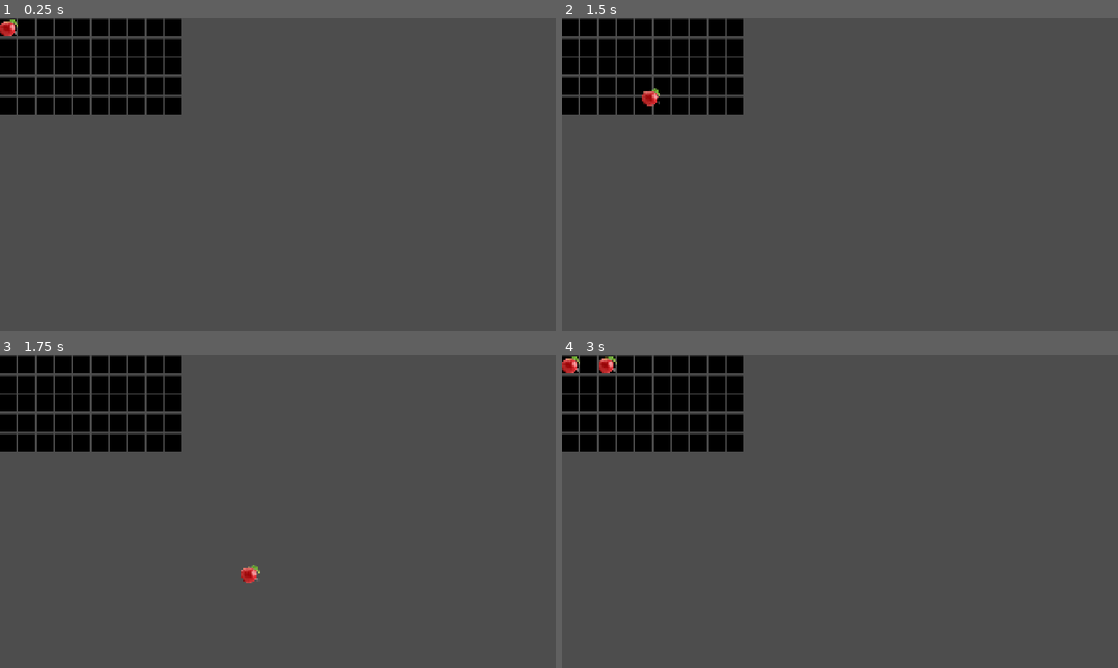
Above: before the commit, frames 1-4 (two rows, left to right).
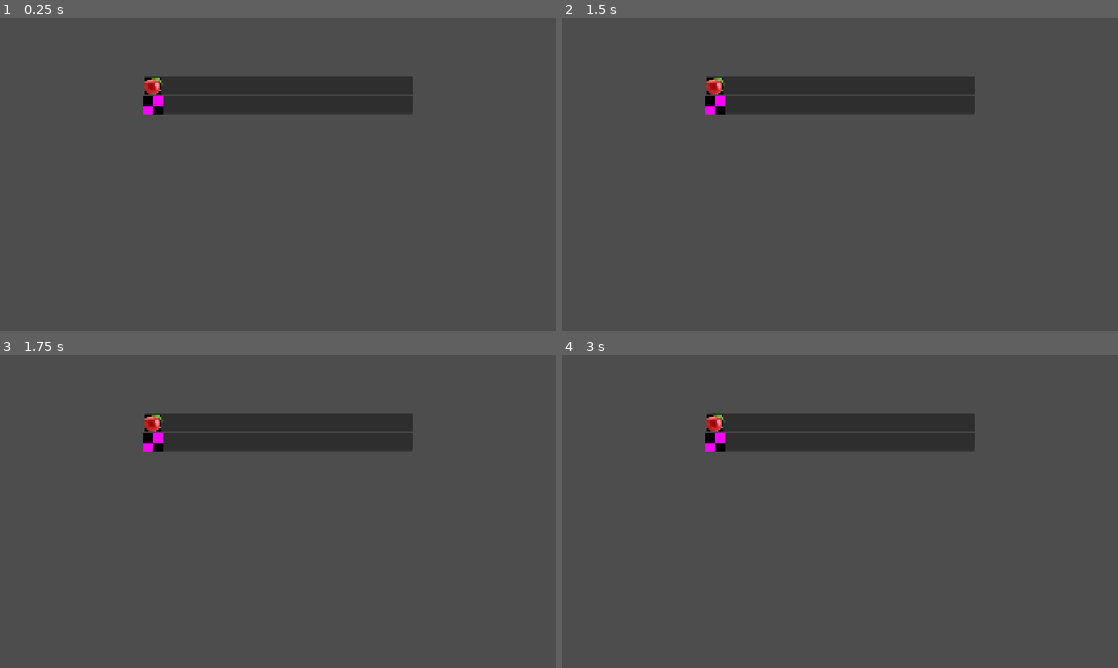
Above: after the commit, the same moments.

Repository: unimelb-game-makers/Team-Quibble-Production
Game: Godot game, scene res://scenes/pantry.tscn
Two runs of this game, one before a commit and one after it. Both use one fixed random seed, a clock stepped at 60 frames per second and the inputs below. Before the commit the project starts from res://scenes/foraging_scene.tscn.
Inputs (mouse positions are in pixels of both pictures, inside the frame that each line leads up to):
- Up to frame 1 (0.25 s): no input
- Up to frame 2 (1.5 s): tap Enter at 0.5 s; drag from (840, 174) to (895, 105) at 0.52 s; tap Space at 1.25 s; drag from (573, 27) to (812, 237) at 1.27 s
- Up to frame 3 (1.75 s): no input
- Up to frame 4 (3 s): tap Enter at 2 s; move the mouse to (589, 364) at 2.02 s; hold D (move_right) 2.03-2.75 s; hold Right mouse button (RMB) 2.03-2.75 s; click (589, 364) at 2.17 s; tap K (K) at 2.3 s; tap Space at 2.75 s; drag from (606, 364) to (673, 464) at 2.77 s

The runs differ from the first frame. In frame 1, 14% of the frame differs, in the area x 0-75%, y 0-31%; in frame 2, 14%; in frame 3, 14%, in the area x 0-75%, y 0-73%; in frame 4, 14%.

Commit message:
Made changes suggested in PR

Diff:
--- a/cozy-potion-game/assets/prefabs/Inventory/inventory_component.tscn
+++ b/cozy-potion-game/assets/prefabs/Inventory/inventory_component.tscn
@@ -2,8 +2,10 @@
 
 [ext_resource type="Script" uid="uid://b7luov8dx6thj" path="res://scripts/inventory/inventory_component.gd" id="1_cgqxk"]
 
-[node name="InvComponent" type="Node2D" unique_id=1705191911]
+[node name="InvComponent" type="Node2D" unique_id=1705191911 node_paths=PackedStringArray("HandSprite", "QuantityLabel")]
 script = ExtResource("1_cgqxk")
+HandSprite = NodePath("HandSprite")
+QuantityLabel = NodePath("QuantityLabel")
 
 [node name="HandSprite" type="Sprite2D" parent="." unique_id=399070844]
 
--- a/cozy-potion-game/project.godot
+++ b/cozy-potion-game/project.godot
@@ -11,7 +11,7 @@
 [application]
 
 config/name="Cozy Potion Game"
-run/main_scene="uid://02woi54obgji"
+run/main_scene="uid://ccvp68inp2bhf"
 config/features=PackedStringArray("4.7", "Forward Plus")
 config/icon="res://icon.svg"
 
@@ -85,6 +85,16 @@
 "events": [Object(InputEventKey,"resource_local_to_scene":false,"resource_name":"","device":-1,"window_id":0,"alt_press …(192 unchanged characters)…
 ]
 }
+grab_inventory_item={
+"deadzone": 0.2,
+"events": [Object(InputEventMouseButton,"resource_local_to_scene":false,"resource_name":"","device":-1,"window_id":0,"alt_pressed":false,"shift_pressed":false,"ctrl_pressed":false,"meta_pressed":false,"button_mask":1,"position":Vector2(106, 13),"global_position":Vector2(118, 73),"factor":1.0,"button_index":1,"canceled":false,"pressed":true,"double_click":false,"script":null)
+]
+}
+place_inventory_item={
+"deadzone": 0.2,
+"events": [Object(InputEventMouseButton,"resource_local_to_scene":false,"resource_name":"","device":-1,"window_id":0,"alt_pressed":false,"shift_pressed":false,"ctrl_pressed":false,"meta_pressed":false,"button_mask":2,"position":Vector2(228, 16),"global_position":Vector2(240, 76),"factor":1.0,"button_index":2,"canceled":false,"pressed":true,"double_click":false,"script":null)
+]
+}
 
 [layer_names]
 
--- a/cozy-potion-game/scripts/Inventory/item_slot.gd
+++ b/cozy-potion-game/scripts/Inventory/item_slot.gd
@@ -1,7 +1,5 @@
 class_name ItemSlot
 extends Node
-
-static var item_slot_scene := preload("uid://b04fxmn4gaapy")
 
 var stack : Stack :
 	set(value):
@@ -16,6 +14,9 @@
 @onready var item_sprite: Sprite2D = $ItemSprite
 @onready var quantity_label: Label = $QuantityLabel
 
+static func get_item_scene() -> PackedScene:
+	return preload("uid://b04fxmn4gaapy")
+
 func _ready() -> void:
 	stack = Stack.new(0)
 
--- a/cozy-potion-game/scripts/Inventory/stack.gd
+++ b/cozy-potion-game/scripts/Inventory/stack.gd
@@ -21,12 +21,12 @@
 		updated_values.emit()
 
 # Items can have more than max_quanity if on ground
-const max_grid_quantity: int = 10
+const MAX_QUANTITY: int = 10
 var isEmpty = false
 
 var sprite: Texture
 
-func _init(start_quantity: int, start_name: String = "") -> void:
+func _init(start_quantity: int = 0, start_name: String = "") -> void:
 	quantity = start_quantity
 	item_name = start_name
 
@@ -53,6 +53,6 @@
 
 # Returns quantity of stack and "" if stack is empty
 func get_quantity_label() -> String:
-	if isEmpty:
+	if isEmpty or quantity == 1:
 		return ""
 	return str(quantity)
--- a/cozy-potion-game/scripts/inventory/entry.gd
+++ b/cozy-potion-game/scripts/inventory/entry.gd
@@ -1,27 +1,5 @@
 class_name Entry
-extends Node
+extends ItemSlot
 
-# Currently a copy of ItemSlot, should be updated in future for UI
-
-static var entry_slot_scene := preload("uid://78h1y85wird5")
-
-var stack : Stack :
-	set(value):
-		if stack != value:
-			if value != null:
-				value.updated_values.connect(update_stack)
-			if stack != null:
-				stack.updated_values.disconnect(update_stack)
-		stack = value
-		update_stack()
-
-@onready var item_sprite: Sprite2D = $ItemSprite
-@onready var quantity_label: Label = $QuantityLabel
-
-func _ready() -> void:
-	stack = Stack.new(0)
-
-# Updates stack visuals to current stack
-func update_stack() -> void:
-	item_sprite.texture = stack.get_sprite()
-	quantity_label.text = stack.get_quantity_label()
+static func get_item_scene() -> PackedScene:
+	return preload("uid://78h1y85wird5")
--- a/cozy-potion-game/scripts/inventory/foraging.gd
+++ b/cozy-potion-game/scripts/inventory/foraging.gd
@@ -20,4 +20,4 @@
 	var start_stacks := inv_component.create_empty_stacks(max_slots)
 	inv_component.spawn_slots(inv_grid, start_stacks)
 
-	inv_component.blind_add_stack(Stack.new(1, "Apple"))
+	inv_component.blind_add_stack(Stack.new(2, "Apple"))
--- a/cozy-potion-game/scripts/inventory/inventory_component.gd
+++ b/cozy-potion-game/scripts/inventory/inventory_component.gd
@@ -1,5 +1,8 @@
 class_name InventoryComponent
 extends Node2D
+
+@export var HandSprite : Sprite2D
+@export var QuantityLabel : Label
 
 var item_slots: Array[ItemSlot]
 var max_slots : int
@@ -13,8 +16,8 @@
 		global_position = get_global_mouse_position()
 
 	# Test Code can be removed
-	if Input.is_action_just_pressed("K"):
-		blind_add_stack(Stack.new(9).clone_type(stack_dragging))
+	#if Input.is_action_just_pressed("K"):
+		#blind_add_stack(Stack.new(9).clone_type(stack_dragging))
 
 
 # Creates list of empty stacks
@@ -31,7 +34,7 @@
 	item_slots = []
 	item_slots.resize(item_list.size())
 	for i in range(item_list.size()):
-		var new_instance := ItemSlot.item_slot_scene.instantiate()
+		var new_instance := ItemSlot.get_item_scene().instantiate()
 		storage.add_child(new_instance)
 
 		new_instance.gui_input.connect(slot_clicked.bind(new_instance))
@@ -73,7 +76,7 @@
 		return new_item
 
 	var add_to_stack : int = \
-		min(slot.stack.max_grid_quantity - slot.stack.quantity, \
+		min(slot.stack.MAX_QUANTITY - slot.stack.quantity, \
 		new_item.quantity)
 
 	slot.stack.quantity += add_to_stack
@@ -90,11 +93,10 @@
 		return add_stack_to_slot(clone, slot)
 	return stack
 
-
 # Updates the hand to represent current dragging stack
 func update_hand() -> void:
-	get_node("HandSprite").texture = stack_dragging.get_sprite()
-	get_node("QuantityLabel").text = stack_dragging.get_quantity_label()
+	HandSprite.texture = stack_dragging.get_sprite()
+	QuantityLabel.text = stack_dragging.get_quantity_label()
 
 	if stack_dragging.isEmpty:
 		dragging = false
@@ -104,7 +106,7 @@
 
 # Called when player clicks on item slot
 func slot_clicked(event: InputEvent, slot: ItemSlot) -> void:
-	if event.is_action_pressed("LMB"):
+	if event.is_action_pressed("grab_inventory_item"):
 		if !dragging:
 			dragging = true
 			stack_dragging = slot.stack
@@ -118,7 +120,7 @@
 
 		update_hand()
 
-	elif event.is_action_pressed("RMB"):
+	elif event.is_action_pressed("place_inventory_item"):
 		if dragging:
 			add_some_to_slot(stack_dragging, slot, 1)
 			update_hand()
--- a/cozy-potion-game/scripts/inventory/pantry.gd
+++ b/cozy-potion-game/scripts/inventory/pantry.gd
@@ -36,7 +36,7 @@
 		return
 
 	# Spawns Entry
-	var new_instance := Entry.entry_slot_scene.instantiate()
+	var new_instance := Entry.get_item_scene().instantiate()
 	storage.add_child(new_instance)
 
 	new_instance.gui_input.connect(entry_clicked.bind(new_instance))
Not shown: 1 places in cozy-potion-game/assets/prefabs/inventory/entry_slot.tscn that only renumber resources
Not shown, changed: cozy-potion-game/scripts/inventory/entry.gd.uid
Not shown, added: cozy-potion-game/scenes/foraging_scene.tscn1712607470.tmp
